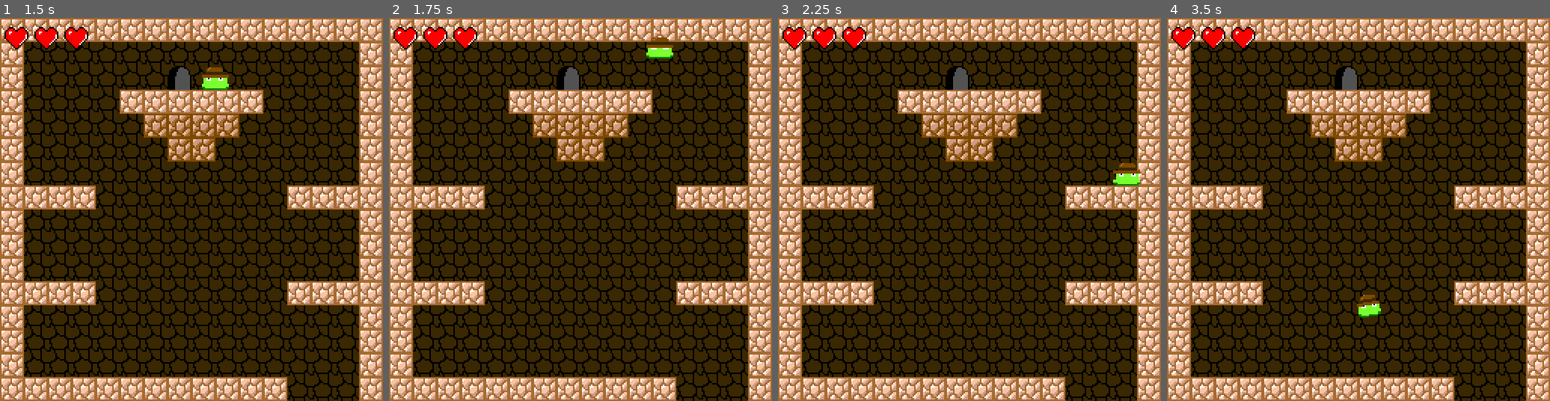
Above: before the commit, frames 1-4 (left to right).
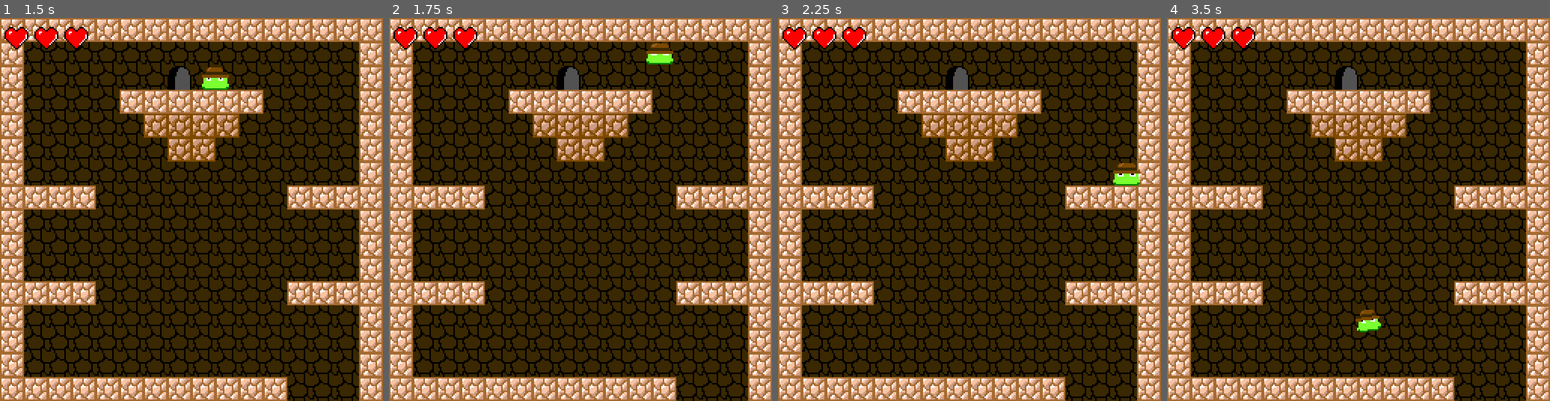
Above: after the commit, the same moments.

Repository: emmetl913/RageJumper
Game: Godot game, scene res://menus/MainMenu.tscn
The game is run twice, just before and just after one commit, with the same random seed, the same clock (stepped at 60 frames per second) and the same inputs.
Inputs (mouse positions are in pixels of both pictures, inside the frame that each line leads up to):
- Up to frame 1 (1.5 s): click (191, 186) at 0.5 s; tap Enter at 1.25 s; hold D (move_right) from 1.28 s (still down)
- Up to frame 2 (1.75 s): keep holding D (move_right); tap Space (jump) at 1.52 s
- Up to frame 3 (2.25 s): keep holding D (move_right)
- Up to frame 4 (3.5 s): tap Space (jump) at 2.27 s; release D (move_right) at 2.78 s; hold A (move_left) from 2.78 s (still down)

Frame 1 is identical in both runs. In frame 2, 0.3% of the frame differs, in the area x 67-75%, y 5-13%; in frame 3, less than 0.1%; in frame 4, 0.5%, in the area x 49-56%, y 72-83%.

Commit message:
Changed player to circle collider

Diff:
--- a/player/Player.tscn
+++ b/player/Player.tscn
@@ -10,8 +10,8 @@
 [ext_resource type="Script" path="res://player/hatfollow.gd" id="6_iddn5"]
 [ext_resource type="PackedScene" uid="uid://dg0ixh1pbxy1f" path="res://player/deathshader.tscn" id="7_uain0"]
 
-[sub_resource type="RectangleShape2D" id="RectangleShape2D_smq6v"]
-size = Vector2(15.2479, 11.7369)
+[sub_resource type="CircleShape2D" id="CircleShape2D_vaej1"]
+radius = 8.17897
 
 [sub_resource type="ShaderMaterial" id="ShaderMaterial_2jp4f"]
 
@@ -127,9 +127,10 @@
 script = ExtResource("6_iddn5")
 
 [node name="CollisionShape2D" type="CollisionShape2D" parent="."]
-position = Vector2(0, 5.0722)
+z_index = 2
+position = Vector2(0, 3.04332)
 scale = Vector2(0.87, 0.88)
-shape = SubResource("RectangleShape2D_smq6v")
+shape = SubResource("CircleShape2D_vaej1")
 
 [node name="BackgroundChargeBar" type="Sprite2D" parent="."]
 visible = false
